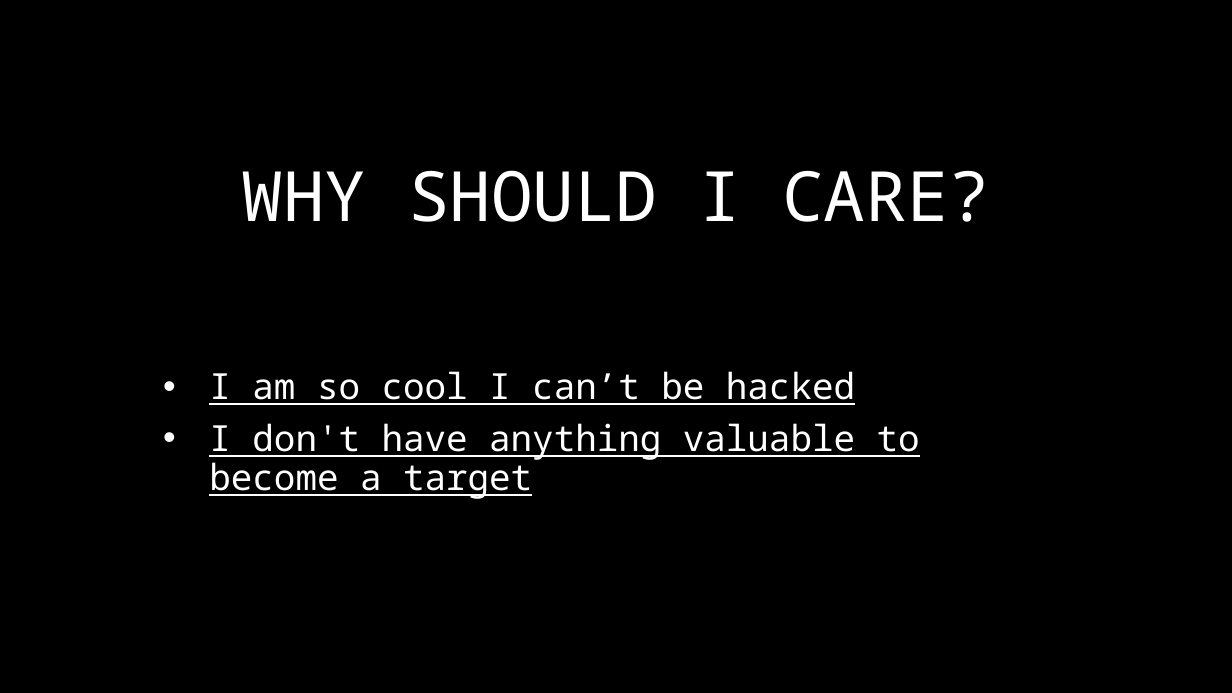
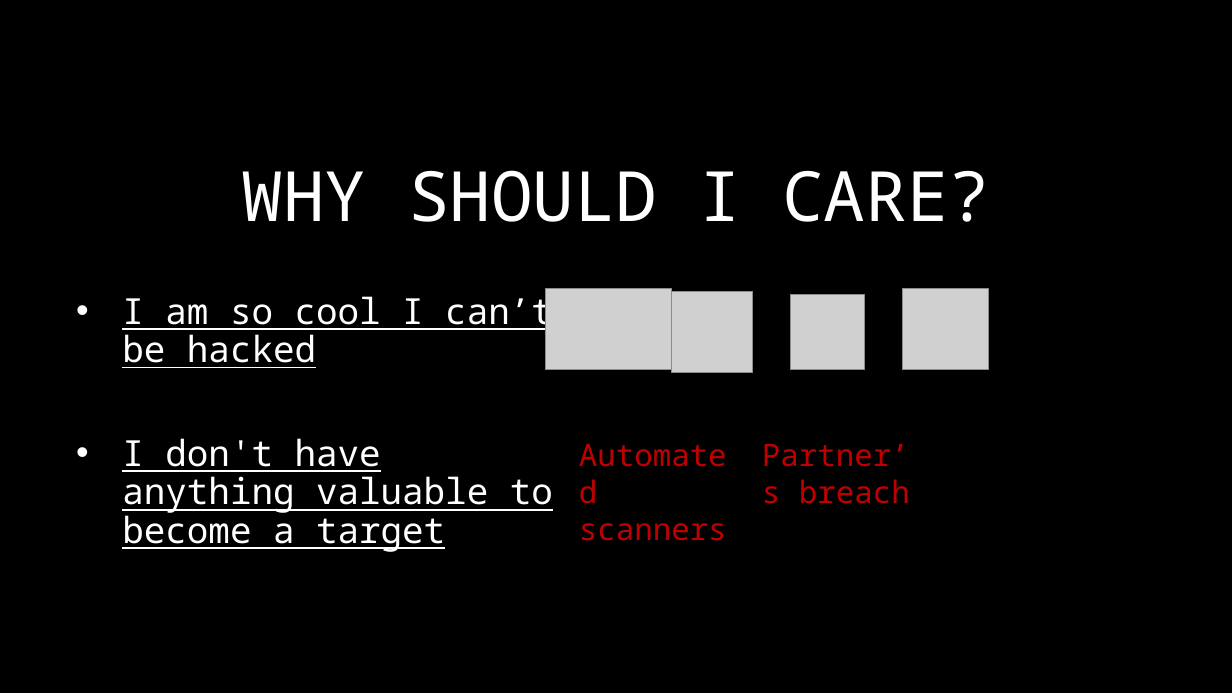
Before and after one commit to Drag13/articles, a slide deck: slide 3 of headers/SECURITY HEADERS.pptx (slide 2 before the commit). Drawn at 1232x693 pixels with LibreOffice and Linux fonts; fonts in the diff are those of the drawing; grey boxes stand for pictures. Boxes give left, top, right and bottom in pixels: in the first picture for what was removed or moved away, otherwise in the second. Text is boxed around its words. In the diff, an @@ line names an element or a change of style, - is before the commit and + after.

Commit message:
Slides updated

```diff
--- a/headers/SECURITY HEADERS.pptx
+++ b/headers/SECURITY HEADERS.pptx
@@ subtitle "I am so cool I ..." rewrapped from box(209, 371, 920, 499) to box(122, 290, 553, 552) @@
@@ picture added at box(545, 288, 672, 370) @@
@@ picture added at box(672, 291, 753, 372) @@
@@ picture added at box(790, 295, 865, 370) @@
@@ picture added at box(902, 288, 989, 370) @@
@@ text added at box(762, 444, 910, 504), 24 pt, text #C00000 @@
+Partner’s breach
@@ text added at box(579, 523, 727, 541), 24 pt, text #C00000 @@
+Automated scanners
```
Also in this commit, not shown: 1 slide added.
